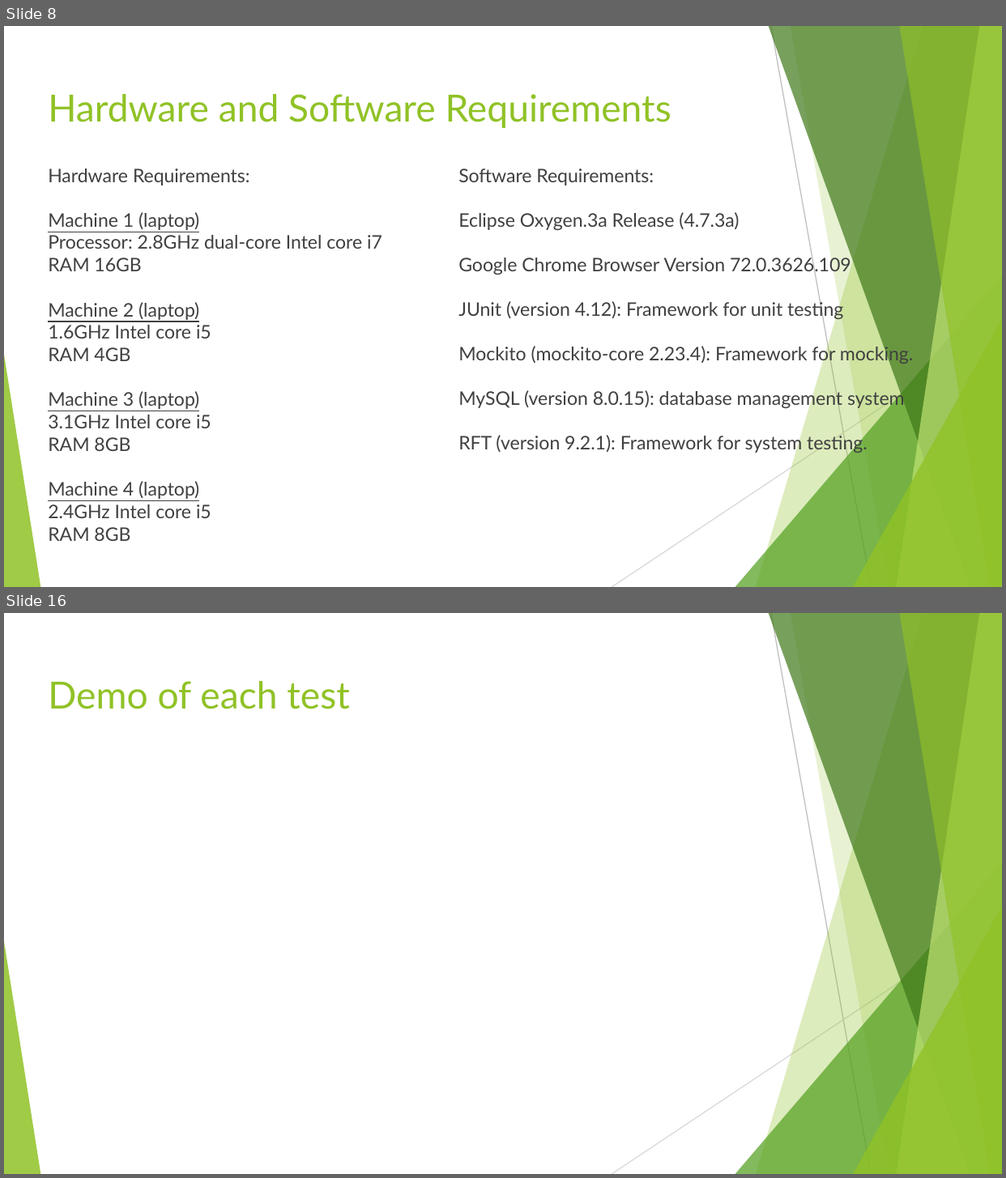
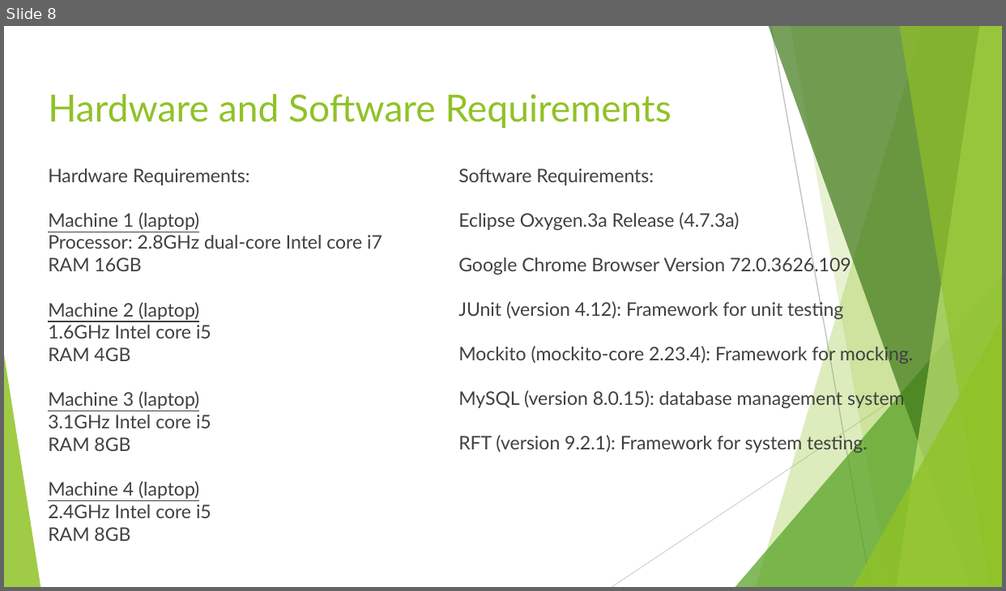
Before and after one commit to apere089/SoftTestT5, a slide deck: Presentation_1.pptx. Shown one above the other, each under a label of ours: slides 8 and 16 before the commit, slide 8 after it; the slides between them are not shown. The pictures are 1006x1178 and 1006x591 pixels, drawn with LibreOffice and Linux fonts; fonts in the diff are those of the drawing. Boxes give left, top, right and bottom in pixels: in the first picture for what was removed or moved away, otherwise in the second. Text is boxed around its words. In the diff, an @@ line names an element or a change of style, - is before the commit and + after.

```diff
--- a/Presentation_1.pptx
+++ b/Presentation_1.pptx
@@ slide 16 removed at <box>4,613,1002,1174</box>, background #FFFFFF; not listed: 10 template elements that a slide beside it also shows @@
@@ title removed at <box>48,681,349,709</box> @@
-Demo of each test
```
Also in this commit, not shown: 7 slides changed, 3 slides added, 1 other slide removed.
